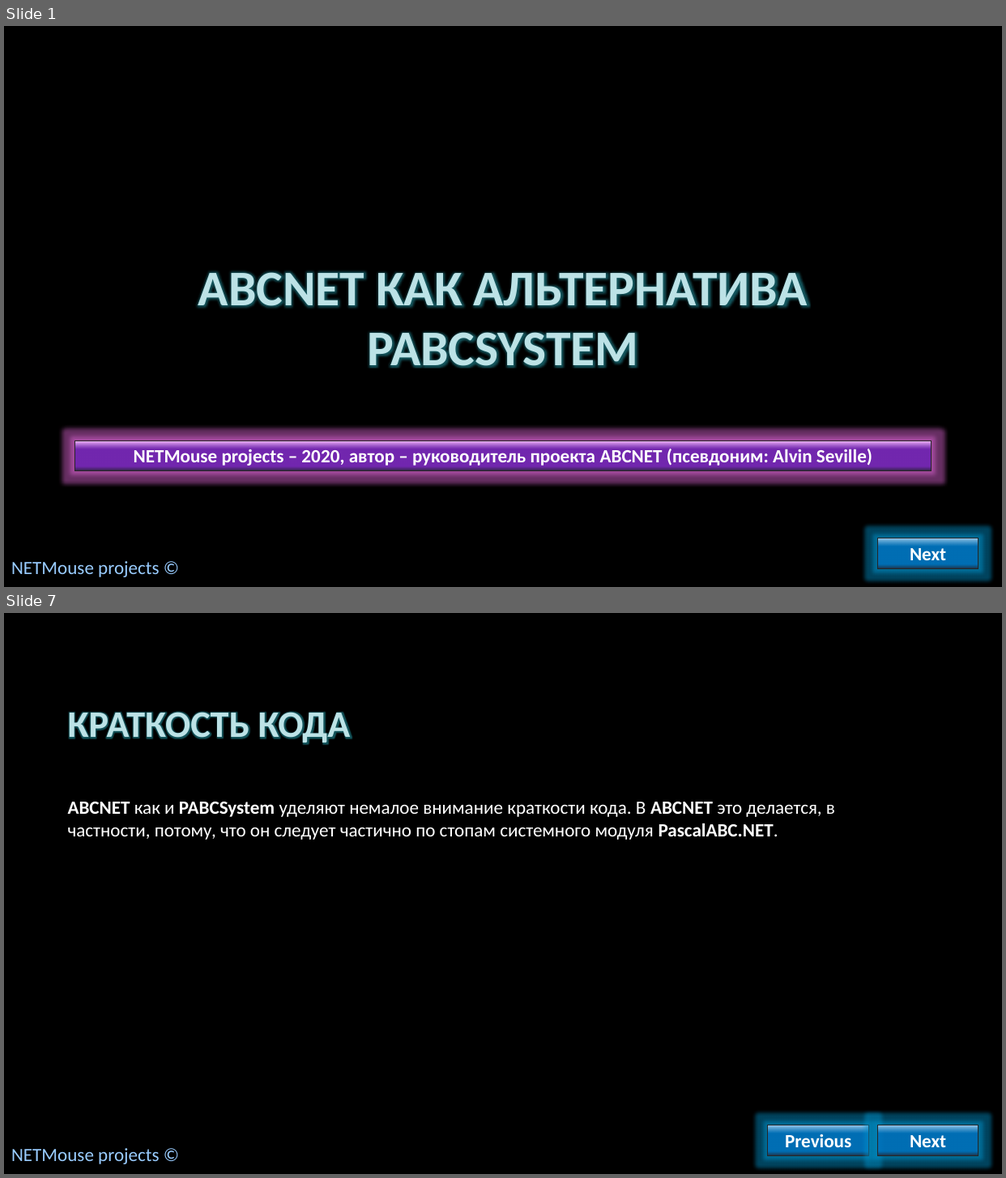
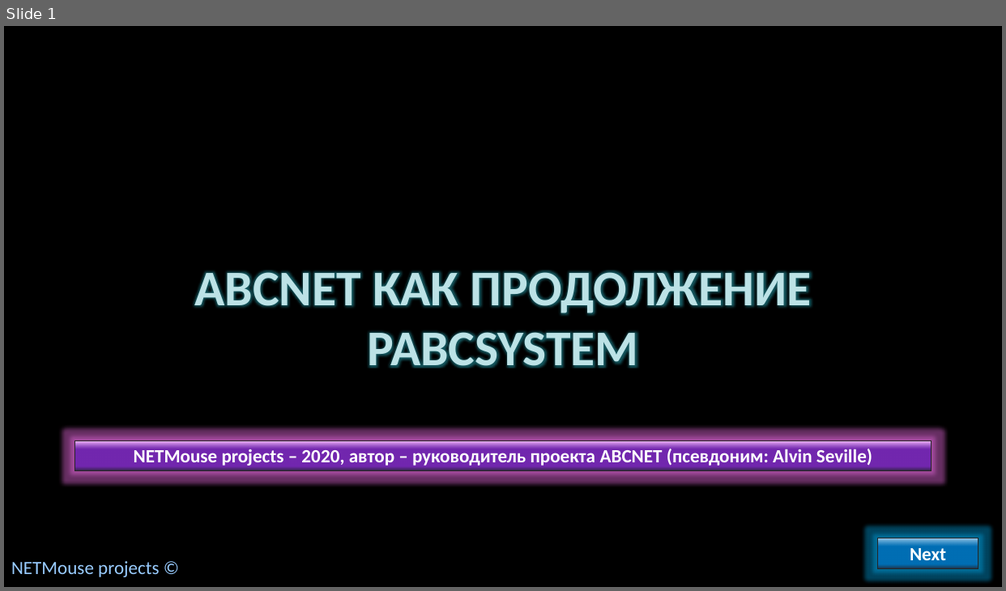
Before and after one commit to AlvinSeville7cf-NET-projects/ABCNET, a slide deck: NETMouse - .NET release/Presentations/ABCNET как альтернатива PABCSystem.pptx. Shown one above the other, each under a label of ours: slides 1 and 7 before the commit, slide 1 after it; the slides between them are not shown. The pictures are 1006x1178 and 1006x591 pixels, drawn with LibreOffice and Linux fonts; fonts in the diff are those of the drawing; background and template pictures are left out. Boxes give left, top, right and bottom in pixels: in the first picture for what was removed or moved away, otherwise in the second. Text is boxed around its words. In the diff, an @@ line names an element or a change of style, - is before the commit and + after.

```diff
--- a/NETMouse - .NET release/Presentations/ABCNET как альтернатива PABCSystem.pptx
+++ b/NETMouse - .NET release/Presentations/ABCNET как альтернатива PABCSystem.pptx
@@ slide 7 removed at [4,613,1002,1174], background picture (left out) @@
@@ title removed at [68,712,351,744] @@
-КРАТКОСТЬ КОДА
@@ text removed at [68,802,835,840] @@
-ABCNET как и PABCSystem уделяют немалое внимание краткости кода. В ABCNET это делается, в частности, потому, что он следует частично по стопам системного модуля PascalABC.NET.
@@ rectangle removed at [769,1126,869,1156] @@
-Previous
@@ rectangle removed at [878,1126,978,1156] @@
-Next
@@ text removed at [11,1148,159,1165] @@
-NETMouse projects ©
@@ slide 1 changed as well @@
@@ title at [195,271,812,367]: text changed @@
-ABCNET КАК АЛЬТЕРНАТИВА PABCSYSTEM
+ABCNET КАК ПРОДОЛЖЕНИЕ PABCSYSTEM
```
Also in this commit, not shown: 4 other slides changed, 5 slides added, 5 other slides removed.
